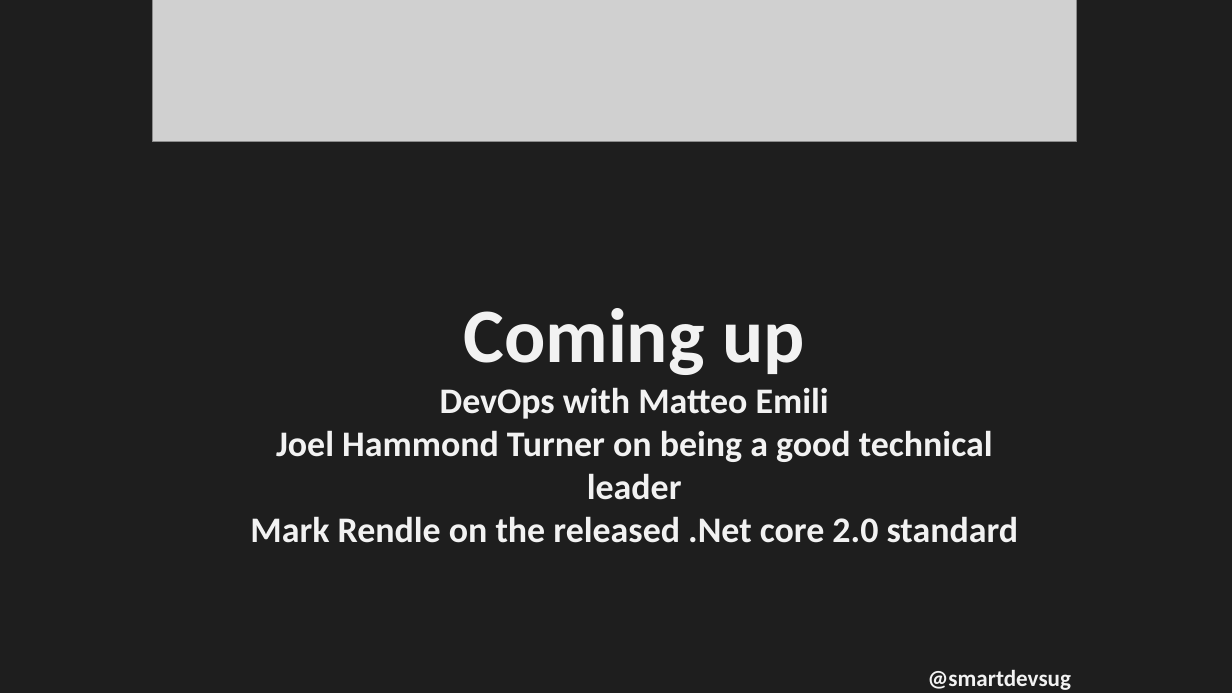
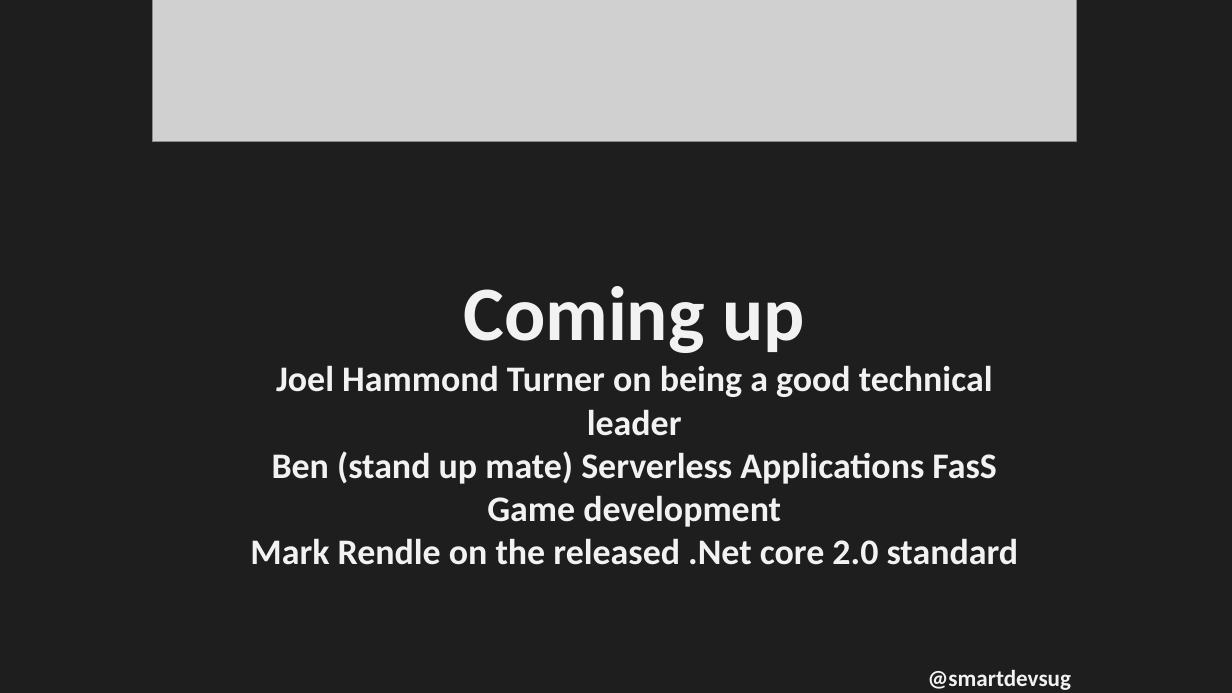
Before and after one commit to rippo/smartdevs, a slide deck: slide 5 of WelcomePresentation-SmartDevs.pptx (slide 6 before the commit). Drawn at 1232x693 pixels with LibreOffice and Linux fonts; fonts in the diff are those of the drawing; grey boxes stand for pictures. Boxes give left, top, right and bottom in pixels: in the first picture for what was removed or moved away, otherwise in the second. Text is boxed around its words. In the diff, an @@ line names an element or a change of style, - is before the commit and + after.

Commit message:
Updated for Apr 2017

```diff
--- a/WelcomePresentation-SmartDevs.pptx
+++ b/WelcomePresentation-SmartDevs.pptx
@@ text at <box>272,286,996,527</box>: text changed @@
-Coming up
-DevOps with Matteo Emili
-Joel Hammond Turner on being a good technical leader
+Coming up
+Joel Hammond Turner on being a good technical leader
+Ben (stand up mate) Serverless Applications FasS
+Game development
```
Also in this commit, not shown: 1 other slide changed, 1 slide removed.
